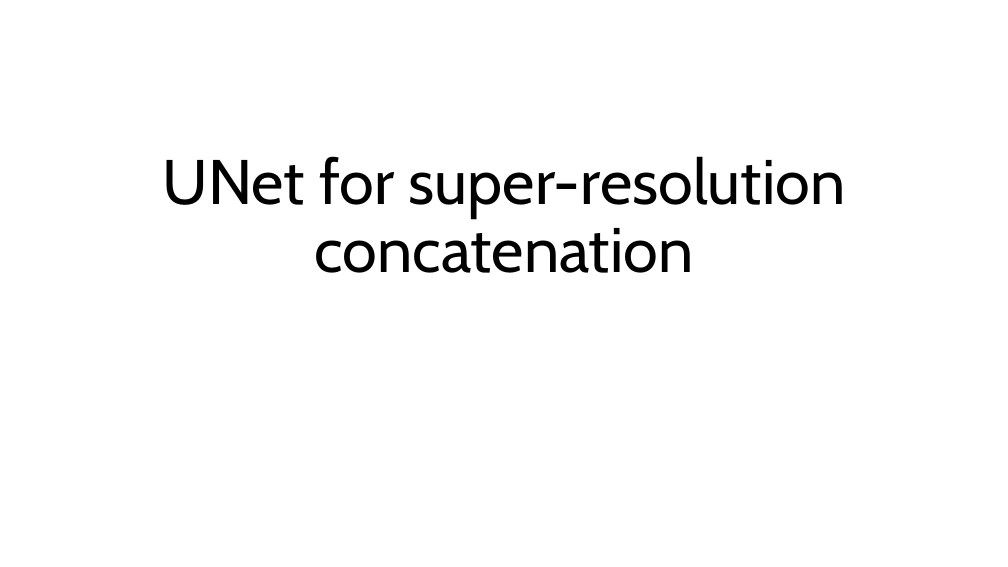
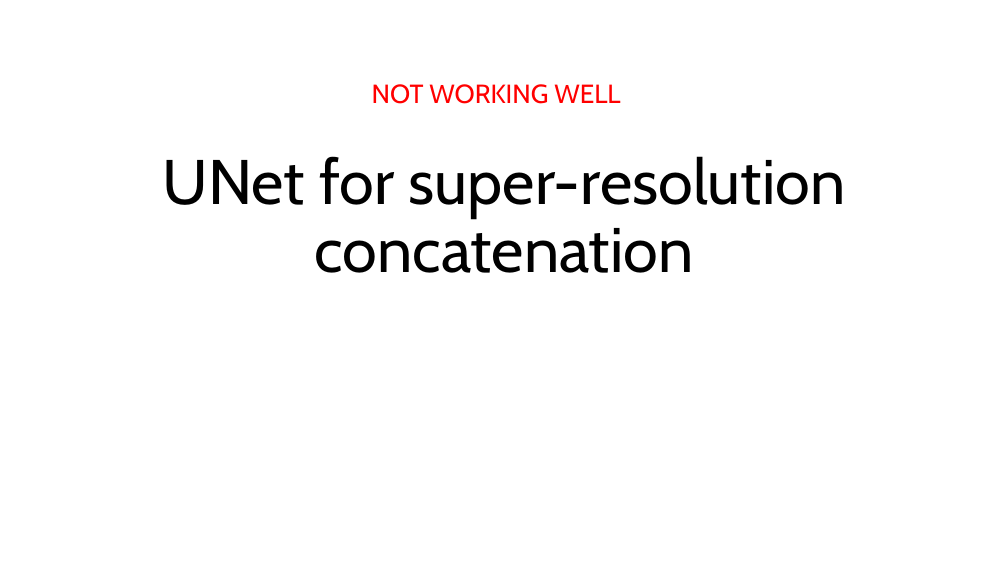
Before and after one commit to AdrianoEttari/pansharpening, a slide deck: slide 5 of models_representation.pptx. Drawn at 1008x567 pixels with LibreOffice and Linux fonts; fonts in the diff are those of the drawing. Boxes give left, top, right and bottom in pixels: in the first picture for what was removed or moved away, otherwise in the second. Text is boxed around its words. In the diff, an @@ line names an element or a change of style, - is before the commit and + after.

```diff
--- a/models_representation.pptx
+++ b/models_representation.pptx
@@ text added at (372, 84, 620, 104), 25 pt, text #FF0000 @@
+NOT WORKING WELL
```
Also in this commit, not shown: 3 other files.
